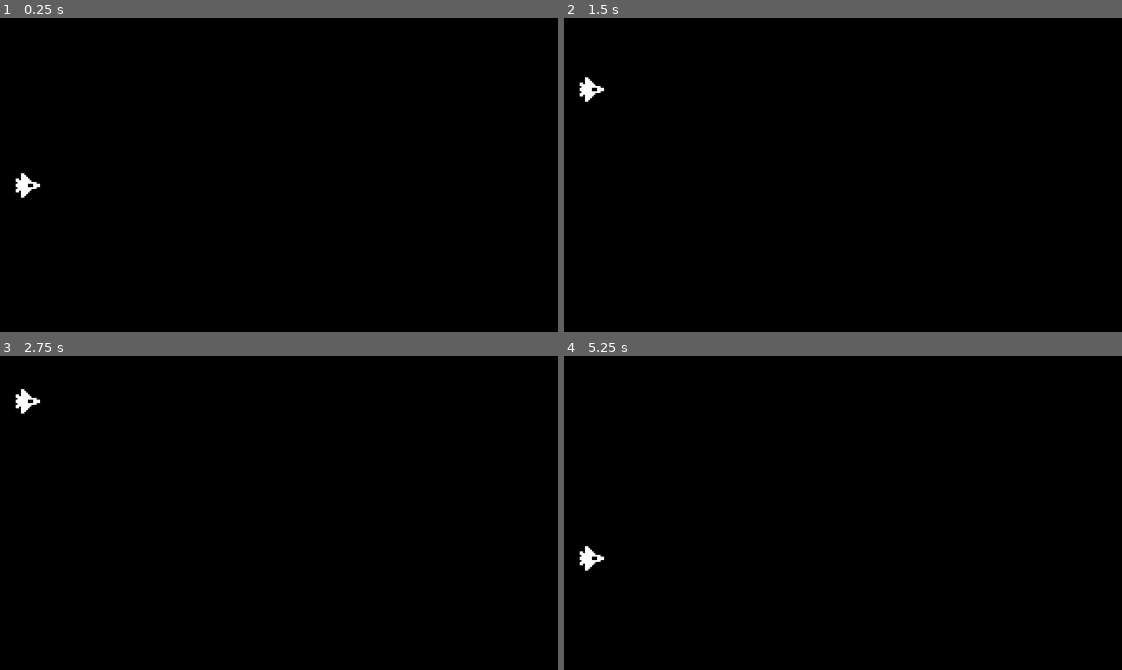
Above: before the commit, frames 1-4 (two rows, left to right).
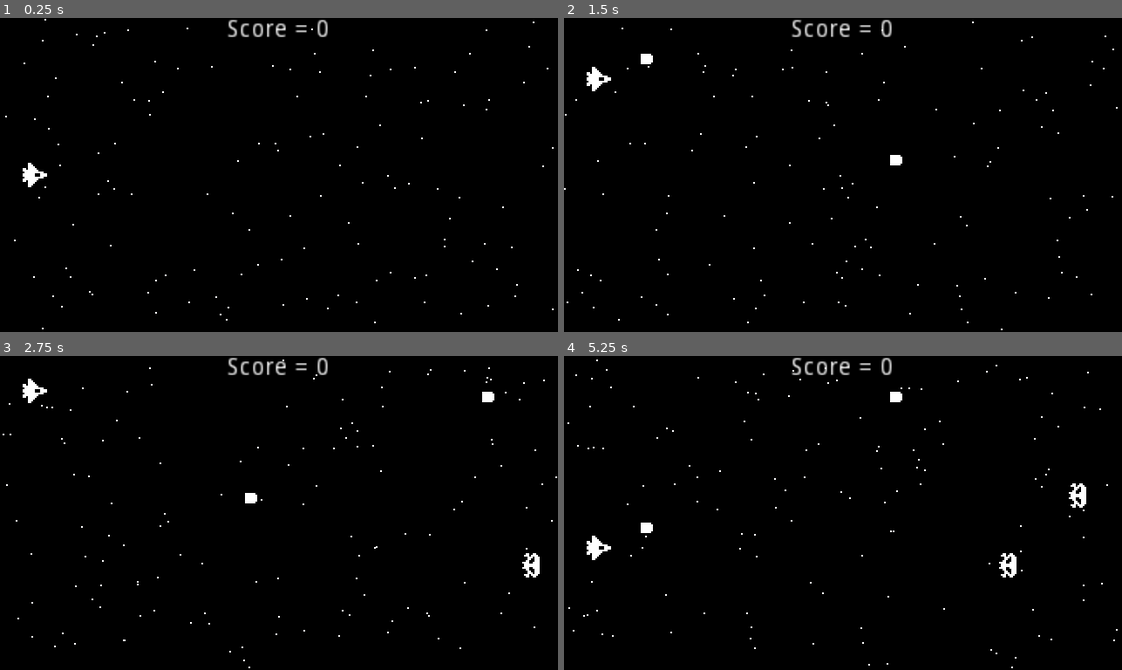
Above: after the commit, the same moments.

Repository: AlexStory/SpaceShooter
Game: Godot game, scene res://scenes/World.tscn
The game is run twice, just before and just after one commit, with the same random seed, the same clock (stepped at 60 frames per second) and the same inputs. Before the commit the project starts from res://World.tscn.
Inputs:
- Up to frame 1 (0.25 s): no input
- Up to frame 2 (1.5 s): hold Up (ui_up) 0.53-1.28 s; tap Space (action_fire, bound only after the commit) at 0.6, 1.35 s; hold Down (ui_down) from 1.28 s (still down)
- Up to frame 3 (2.75 s): release Down (ui_down) at 2.03 s; hold Up (ui_up) from 2.03 s (still down); tap Space (action_fire, bound only after the commit) at 2.1 s
- Up to frame 4 (5.25 s): tap Space (action_fire, bound only after the commit) every 0.75 s from 2.85 to 5.1 s; release Up (ui_up) at 3.53 s; hold Down (ui_down) from 3.53 s (still down)

The runs differ from the first frame. In frame 1, 0.9% of the frame differs, in the area x 0-100%, y 0-100%; in frame 2, 1.0%; in frame 3, 1.2%; in frame 4, 1.3%.

Commit message:
base gameplay implemented

Diff:
--- /dev/null
+++ b/Effects/ExplosionEffect.tscn
@@ -0,0 +1,42 @@
+[gd_scene load_steps=3 format=2]
+
+[ext_resource path="res://images/Explosion.png" type="Texture" id=1]
+
+[sub_resource type="Animation" id=1]
+resource_name = "Explode"
+length = 0.6
+tracks/0/type = "value"
+tracks/0/path = NodePath(".:frame")
+tracks/0/interp = 1
+tracks/0/loop_wrap = true
+tracks/0/imported = false
+tracks/0/enabled = true
+tracks/0/keys = {
+"times": PoolRealArray( 0, 0.1, 0.2, 0.3, 0.4, 0.5 ),
+"transitions": PoolRealArray( 1, 1, 1, 1, 1, 1 ),
+"update": 1,
+"values": [ 0, 1, 2, 3, 4, 5 ]
+}
+tracks/1/type = "method"
+tracks/1/path = NodePath(".")
+tracks/1/interp = 1
+tracks/1/loop_wrap = true
+tracks/1/imported = false
+tracks/1/enabled = true
+tracks/1/keys = {
+"times": PoolRealArray( 0.6 ),
+"transitions": PoolRealArray( 1 ),
+"values": [ {
+"args": [  ],
+"method": "queue_free"
+} ]
+}
+
+[node name="ExplosionEffect" type="Sprite"]
+texture = ExtResource( 1 )
+hframes = 6
+frame = 5
+
+[node name="AnimationPlayer" type="AnimationPlayer" parent="."]
+autoplay = "Explode"
+anims/Explode = SubResource( 1 )
--- /dev/null
+++ b/Effects/HitEffect.tscn
@@ -0,0 +1,60 @@
+[gd_scene load_steps=4 format=2]
+
+[ext_resource path="res://audio/Hit.wav" type="AudioStream" id=1]
+
+[sub_resource type="ParticlesMaterial" id=3]
+flag_disable_z = true
+spread = 180.0
+gravity = Vector3( 0, 0, 0 )
+initial_velocity = 50.0
+initial_velocity_random = 1.0
+orbit_velocity = 0.0
+orbit_velocity_random = 0.0
+
+[sub_resource type="Animation" id=4]
+resource_name = "Hit"
+length = 0.3
+tracks/0/type = "value"
+tracks/0/path = NodePath("Particles2D:emitting")
+tracks/0/interp = 1
+tracks/0/loop_wrap = true
+tracks/0/imported = false
+tracks/0/enabled = true
+tracks/0/keys = {
+"times": PoolRealArray( 0 ),
+"transitions": PoolRealArray( 1 ),
+"update": 1,
+"values": [ true ]
+}
+tracks/1/type = "method"
+tracks/1/path = NodePath(".")
+tracks/1/interp = 1
+tracks/1/loop_wrap = true
+tracks/1/imported = false
+tracks/1/enabled = true
+tracks/1/keys = {
+"times": PoolRealArray( 0.3 ),
+"transitions": PoolRealArray( 1 ),
+"values": [ {
+"args": [  ],
+"method": "queue_free"
+} ]
+}
+
+[node name="HitEffect" type="Node2D"]
+
+[node name="Particles2D" type="Particles2D" parent="."]
+emitting = false
+amount = 6
+lifetime = 0.25
+one_shot = true
+explosiveness = 1.0
+process_material = SubResource( 3 )
+
+[node name="HitSound" type="AudioStreamPlayer" parent="."]
+stream = ExtResource( 1 )
+autoplay = true
+
+[node name="AnimationPlayer" type="AnimationPlayer" parent="."]
+autoplay = "Hit"
+anims/Hit = SubResource( 4 )
--- /dev/null
+++ b/EnemySpawner.tscn
@@ -0,0 +1,40 @@
+[gd_scene load_steps=2 format=2]
+
+[ext_resource path="res://scripts/EnemySpawner.gd" type="Script" id=1]
+
+[node name="EnemySpawner" type="Node2D"]
+script = ExtResource( 1 )
+
+[node name="Timer" type="Timer" parent="."]
+wait_time = 2.0
+autostart = true
+
+[node name="SpawnPoints" type="Node2D" parent="."]
+__meta__ = {
+"_edit_lock_": true
+}
+
+[node name="Position2D4" type="Position2D" parent="SpawnPoints"]
+position = Vector2( 0, 80 )
+
+[node name="Position2D" type="Position2D" parent="SpawnPoints"]
+position = Vector2( 0, 20 )
+
+[node name="Position2D2" type="Position2D" parent="SpawnPoints"]
+position = Vector2( 0, 40 )
+
+[node name="Position2D3" type="Position2D" parent="SpawnPoints"]
+position = Vector2( 0, 60 )
+
+[node name="Position2D5" type="Position2D" parent="SpawnPoints"]
+position = Vector2( 0, 100 )
+
+[node name="Position2D6" type="Position2D" parent="SpawnPoints"]
+position = Vector2( 0, 140 )
+
+[node name="Position2D8" type="Position2D" parent="SpawnPoints"]
+position = Vector2( 0, 120 )
+
+[node name="Position2D9" type="Position2D" parent="SpawnPoints"]
+position = Vector2( 0, 160 )
+[connection signal="timeout" from="Timer" to="." method="_on_Timer_timeout"]
--- a/Ship.gd
+++ /dev/null
@@ -1,10 +0,0 @@
-extends Area2D
-
-export(int) var speed := 100
-
-func _process(delta: float):
-	if Input.is_action_pressed("ui_down"):
-		position.y += speed * delta
-
-	if Input.is_action_pressed("ui_up"):
-		position.y -= speed * delta
--- a/Ship.tscn
+++ /dev/null
@@ -1,13 +0,0 @@
-[gd_scene load_steps=3 format=2]
-
-[ext_resource path="res://Ship.gd" type="Script" id=1]
-[ext_resource path="res://Ship.png" type="Texture" id=2]
-
-[node name="Ship" type="Area2D"]
-script = ExtResource( 1 )
-
-[node name="Sprite" type="Sprite" parent="."]
-texture = ExtResource( 2 )
-
-[node name="CollisionPolygon2D" type="CollisionPolygon2D" parent="."]
-polygon = PoolVector2Array( 7, -1, 7, 1, 5, 1, 5, 2, 2, 2, 2, 3, 1, 3, 1, 4, 0, 4, 0, 5, -1, 5, -1, 6, -2, 6, -2, 7, -4, 7, -4, 3, -5, 3, -5, 4, -7, 4, -7, 2, -6, 2, -6, 1, -7, 1, -7, -1, -6, -1, -6, -2, -7, -2, -7, -4, -5, -4, -5, -3, -4, -3, -4, -7, -2, -7, -2, -6, -1, -6, -1, -5, 0, -5, 0, -4, 1, -4, 1, -3, 2, -3, 2, -2, 5, -2, 5, -1 )
--- /dev/null
+++ b/World.gd
@@ -0,0 +1,16 @@
+extends Node
+class_name GameWorld
+
+var score: int = 0 setget set_score;
+onready var score_label := $Score
+
+func _ready():
+	pass
+
+
+func set_score(value: int) -> void:
+	score = value
+	score_label.text = "Score = %d" % score
+
+func _on_enemy_killed():
+	self.score += 1
--- a/World.tscn
+++ /dev/null
@@ -1,17 +0,0 @@
-[gd_scene load_steps=2 format=2]
-
-[ext_resource path="res://Ship.tscn" type="PackedScene" id=1]
-
-[node name="World" type="Node"]
-
-[node name="Background" type="ColorRect" parent="."]
-anchor_right = 1.0
-anchor_bottom = 1.0
-color = Color( 0, 0, 0, 1 )
-__meta__ = {
-"_edit_lock_": true,
-"_edit_use_anchors_": false
-}
-
-[node name="Ship" parent="." instance=ExtResource( 1 )]
-position = Vector2( 16, 96 )
--- /dev/null
+++ b/actors/Bullet.tscn
@@ -0,0 +1,30 @@
+[gd_scene load_steps=5 format=2]
+
+[ext_resource path="res://images/Bullet.png" type="Texture" id=1]
+[ext_resource path="res://scripts/Bullet.gd" type="Script" id=2]
+[ext_resource path="res://audio/Laser.wav" type="AudioStream" id=3]
+
+[sub_resource type="RectangleShape2D" id=1]
+extents = Vector2( 4, 3 )
+
+[node name="Bullet" type="RigidBody2D"]
+collision_layer = 4
+collision_mask = 0
+gravity_scale = 0.0
+linear_velocity = Vector2( 200, 0 )
+script = ExtResource( 2 )
+
+[node name="Sprite" type="Sprite" parent="."]
+texture = ExtResource( 1 )
+
+[node name="CollisionShape2D" type="CollisionShape2D" parent="."]
+shape = SubResource( 1 )
+
+[node name="VisibilityNotifier2D" type="VisibilityNotifier2D" parent="."]
+position = Vector2( 0.5, 2.38419e-07 )
+scale = Vector2( 0.45, 0.4 )
+
+[node name="AudioStreamPlayer" type="AudioStreamPlayer" parent="."]
+stream = ExtResource( 3 )
+autoplay = true
+[connection signal="screen_exited" from="VisibilityNotifier2D" to="." method="queue_free"]
--- /dev/null
+++ b/actors/Enemy.tscn
@@ -0,0 +1,20 @@
+[gd_scene load_steps=3 format=2]
+
+[ext_resource path="res://scripts/Enemy.gd" type="Script" id=1]
+[ext_resource path="res://images/Enemy.png" type="Texture" id=2]
+
+[node name="Enemy" type="Area2D"]
+collision_layer = 2
+collision_mask = 4
+script = ExtResource( 1 )
+
+[node name="Sprite" type="Sprite" parent="."]
+texture = ExtResource( 2 )
+
+[node name="CollisionPolygon2D" type="CollisionPolygon2D" parent="."]
+polygon = PoolVector2Array( 3, 7, 1, 7, 1, 6, 0, 6, 0, 5, -1, 5, -1, 7, -3, 7, -3, 6, -4, 6, -4, 5, -2, 5, -2, 3, -3, 3, -3, 2, -5, 2, -5, 1, -4, 1, -4, -1, -5, -1, -5, -2, -3, -2, -3, -3, -2, -3, -2, -5, -4, -5, -4, -6, -3, -6, -3, -7, -1, -7, -1, -5, 0, -5, 0, -6, 1, -6, 1, -7, 3, -7, 3, -6, 4, -6, 4, -5, 5, -5, 5, 5, 4, 5, 4, 6, 3, 6 )
+
+[node name="VisibilityNotifier2D" type="VisibilityNotifier2D" parent="."]
+scale = Vector2( 0.6, 0.8 )
+[connection signal="body_entered" from="." to="." method="_on_Enemy_body_entered"]
+[connection signal="screen_exited" from="VisibilityNotifier2D" to="." method="_on_VisibilityNotifier2D_screen_exited"]
--- /dev/null
+++ b/actors/Ship.tscn
@@ -0,0 +1,17 @@
+[gd_scene load_steps=3 format=2]
+
+[ext_resource path="res://scripts/Ship.gd" type="Script" id=1]
+[ext_resource path="res://images/Ship.png" type="Texture" id=2]
+
+[node name="Ship" type="Area2D"]
+collision_mask = 2
+script = ExtResource( 1 )
+
+[node name="Sprite" type="Sprite" parent="."]
+texture = ExtResource( 2 )
+
+[node name="CollisionPolygon2D" type="CollisionPolygon2D" parent="."]
+polygon = PoolVector2Array( 7, -1, 7, 1, 5, 1, 5, 2, 2, 2, 2, 3, 1, 3, 1, 4, 0, 4, 0, 5, -1, 5, -1, 6, -2, 6, -2, 7, -4, 7, -4, 3, -5, 3, -5, 4, -7, 4, -7, 2, -6, 2, -6, 1, -7, 1, -7, -1, -6, -1, -6, -2, -7, -2, -7, -4, -5, -4, -5, -3, -4, -3, -4, -7, -2, -7, -2, -6, -1, -6, -1, -5, 0, -5, 0, -4, 1, -4, 1, -3, 2, -3, 2, -2, 5, -2, 5, -1 )
+
+[node name="FirePoint" type="Position2D" parent="."]
+position = Vector2( 7, 0 )
--- /dev/null
+++ b/fonts/RpgPixelFont.tres
@@ -0,0 +1,3 @@
+[gd_resource type="DynamicFont" format=2]
+
+[resource]
--- a/project.godot
+++ b/project.godot
@@ -8,23 +8,39 @@
 
 config_version=4
 
-_global_script_classes=[  ]
+_global_script_classes=[ {
+"base": "RigidBody2D",
+"class": "Bullet",
+"language": "GDScript",
+"path": "res://scripts/Bullet.gd"
+}, {
+"base": "Node",
+"class": "GameWorld",
+"language": "GDScript",
+"path": "res://World.gd"
+} ]
 _global_script_class_icons={
-
+"Bullet": "",
+"GameWorld": ""
 }
 
 [application]
 
-config/name="Space Shooter"
-run/main_scene="res://World.tscn"
-config/icon="res://icon.png"
+config/name="AN2 Remastered"
+run/main_scene="res://scenes/World.tscn"
+config/icon="res://images/Ship.png"
+
+[debug]
+
+settings/stdout/print_fps=true
 
 [display]
 
 window/size/width=320
 window/size/height=180
-window/size/test_width=2560
-window/size/test_height=1440
+window/size/test_width=1280
+window/size/test_height=720
+window/vsync/use_vsync=false
 window/stretch/mode="2d"
 window/stretch/aspect="keep"
 
@@ -51,6 +67,34 @@
 "svg/scale": 1.0
 }
 
+[input]
+
+ui_up={
+"deadzone": 0.5,
+"events": [ Object(InputEventKey,"resource_local_to_scene":false,"resource_name":"","device":0,"alt":false,"shift":false,"control":false,"meta":false,"command":false,"pressed":false,"scancode":16777232,"unicode":0,"echo":false,"script":null)
+, Object(InputEventJoypadButton,"resource_local_to_scene":false,"resource_name":"","device":0,"button_index":12,"pressure":0.0,"pressed":false,"script":null)
+, Object(InputEventKey,"resource_local_to_scene":false,"resource_name":"","device":0,"alt":false,"shift":false,"control":false,"meta":false,"command":false,"pressed":false,"scancode":87,"unicode":0,"echo":false,"script":null)
+ ]
+}
+ui_down={
+"deadzone": 0.5,
+"events": [ Object(InputEventKey,"resource_local_to_scene":false,"resource_name":"","device":0,"alt":false,"shift":false,"control":false,"meta":false,"command":false,"pressed":false,"scancode":16777234,"unicode":0,"echo":false,"script":null)
+, Object(InputEventJoypadButton,"resource_local_to_scene":false,"resource_name":"","device":0,"button_index":13,"pressure":0.0,"pressed":false,"script":null)
+, Object(InputEventKey,"resource_local_to_scene":false,"resource_name":"","device":0,"alt":false,"shift":false,"control":false,"meta":false,"command":false,"pressed":false,"scancode":83,"unicode":0,"echo":false,"script":null)
+ ]
+}
+action_fire={
+"deadzone": 0.5,
+"events": [ Object(InputEventKey,"resource_local_to_scene":false,"resource_name":"","device":0,"alt":false,"shift":false,"control":false,"meta":false,"command":false,"pressed":false,"scancode":32,"unicode":0,"echo":false,"script":null)
+ ]
+}
+
+[layer_names]
+
+2d_physics/layer_1="Player"
+2d_physics/layer_2="Enemies"
+2d_physics/layer_3="Bullet"
+
 [rendering]
 
 environment/default_environment="res://default_env.tres"
--- /dev/null
+++ b/scenes/World.tscn
@@ -0,0 +1,52 @@
+[gd_scene load_steps=5 format=2]
+
+[ext_resource path="res://actors/Ship.tscn" type="PackedScene" id=1]
+[ext_resource path="res://EnemySpawner.tscn" type="PackedScene" id=2]
+[ext_resource path="res://World.gd" type="Script" id=3]
+
+[sub_resource type="ParticlesMaterial" id=1]
+emission_shape = 2
+emission_box_extents = Vector3( 1, 90, 1 )
+flag_disable_z = true
+spread = 0.0
+gravity = Vector3( 0, 0, 0 )
+initial_velocity = -100.0
+initial_velocity_random = 0.5
+orbit_velocity = 0.0
+orbit_velocity_random = 0.0
+
+[node name="World" type="Node"]
+script = ExtResource( 3 )
+
+[node name="Background" type="ColorRect" parent="."]
+anchor_right = 1.0
+anchor_bottom = 1.0
+color = Color( 0, 0, 0, 1 )
+__meta__ = {
+"_edit_lock_": true,
+"_edit_use_anchors_": false
+}
+
+[node name="StarParticles" type="Particles2D" parent="."]
+position = Vector2( 320, 90 )
+amount = 200
+lifetime = 7.0
+preprocess = 7.0
+process_material = SubResource( 1 )
+
+[node name="Ship" parent="." instance=ExtResource( 1 )]
+position = Vector2( 20, 90 )
+z_index = 1
+
+[node name="EnemySpawner" parent="." instance=ExtResource( 2 )]
+position = Vector2( 320, 0 )
+
+[node name="Score" type="Label" parent="."]
+anchor_right = 1.0
+margin_bottom = 14.0
+text = "Score = 0"
+align = 1
+__meta__ = {
+"_edit_use_anchors_": false
+}
+[connection signal="area_entered" from="Ship" to="Ship" method="_on_Ship_area_entered"]
--- /dev/null
+++ b/scripts/Bullet.gd
@@ -0,0 +1,10 @@
+extends RigidBody2D
+class_name Bullet
+
+var HitEffect := preload("res://Effects/HitEffect.tscn")
+
+func hit_object():
+	var main = get_tree().current_scene
+	var instance = HitEffect.instance()
+	main.call_deferred("add_child", instance)
+	instance.global_position = global_position
--- /dev/null
+++ b/scripts/Enemy.gd
@@ -0,0 +1,41 @@
+extends Area2D
+
+signal enemy_killed
+
+export(float) var speed := 20
+export(int) var armor := 3
+
+const ExplosionEffect = preload("res://Effects/ExplosionEffect.tscn")
+
+
+func _ready() -> void:
+	var main = get_tree().current_scene
+	if main is GameWorld:
+		var _success = connect("enemy_killed", main, "_on_enemy_killed")
+
+
+func _process(delta) -> void:
+	position.x -= speed * delta
+
+
+func _on_Enemy_body_entered(body: Bullet) -> void:
+	armor -= 1
+	body.hit_object()
+	body.queue_free()
+	if armor <= 0:
+		emit_signal("enemy_killed")
+		queue_free()
+
+
+func _on_VisibilityNotifier2D_screen_exited():
+	queue_free()
+
+func _exit_tree() -> void:
+	explode()
+
+
+func explode() -> void:
+	var explosion = ExplosionEffect.instance()
+	var main := get_tree().current_scene
+	main.call_deferred("add_child", explosion)
+	explosion.global_position = global_position
--- /dev/null
+++ b/scripts/EnemySpawner.gd
@@ -0,0 +1,20 @@
+extends Node2D
+
+const Enemy := preload("res://actors/Enemy.tscn")
+onready var spawn_points := $SpawnPoints
+
+func get_spawn_point() -> Position2D:
+	var points = spawn_points.get_children()
+	points.shuffle()
+	return points[0].global_position
+
+
+func spawn_enemy() -> void:
+	var enemy = Enemy.instance()
+	var main = get_tree().current_scene
+	main.add_child(enemy)
+	enemy.global_position = get_spawn_point()
+
+
+func _on_Timer_timeout() -> void:
+	spawn_enemy()
--- /dev/null
+++ b/scripts/Ship.gd
@@ -0,0 +1,36 @@
+extends Area2D
+
+const Bullet := preload("res://actors/Bullet.tscn")
+const ExplosionEffect := preload("res://Effects/ExplosionEffect.tscn")
+
+export(int) var speed := 100
+onready var fire_point: Position2D = $FirePoint
+
+func _process(delta: float) -> void:
+	if Input.is_action_pressed("ui_down"):
+		position.y += speed * delta
+	if Input.is_action_pressed("ui_up"):
+		position.y -= speed * delta
+	if Input.is_action_just_pressed("action_fire"):
+		fire_bullet()
+
+func fire_bullet() -> void:
+	var bullet := Bullet.instance()
+	var main = get_tree().current_scene
+	main.add_child(bullet)
+	bullet.global_position = fire_point.global_position
+
+
+func _on_Ship_area_entered(area):
+	area.queue_free()
+	queue_free()
+
+func _exit_tree() -> void:
+	explode()
+
+
+func explode() -> void:
+	var explosion = ExplosionEffect.instance()
+	var main := get_tree().current_scene
+	main.call_deferred("add_child", explosion)
+	explosion.global_position = global_position
Not shown, removed: Bullet.png.import
Not shown, removed: Enemy.png.import
Not shown, removed: Explode.wav.import
Not shown, removed: Explosion.png.import
Not shown, removed: Laser.wav.import
Not shown, removed: Music.ogg.import
Not shown, removed: Ship.png.import
Not shown, removed: ShipHit.wav.import
Not shown, added: audio/Explode.wav.import
Not shown, added: audio/Hit.wav.import
Not shown, added: audio/Laser.wav.import
Not shown, added: audio/Music.ogg.import
(and 18 more such lines)
